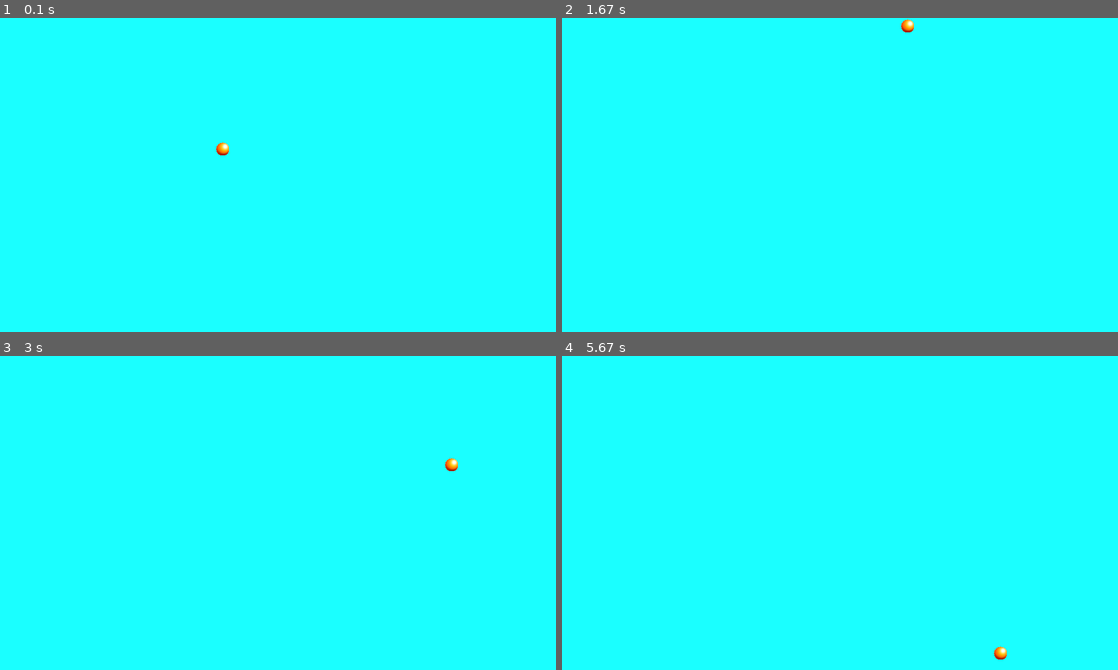
Above: before the commit, frames 1-4 (two rows, left to right).
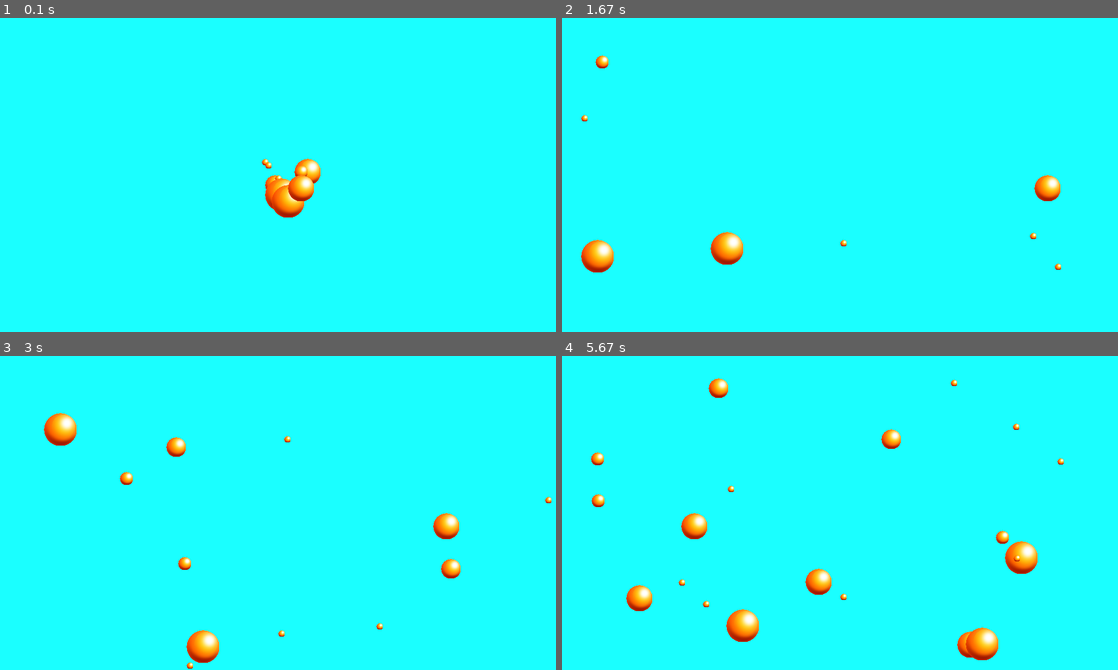
Above: after the commit, the same moments.

Repository: unclej/pygame_projects
Game: pygame game, started from BouncingBall/bounce.py
Two runs of this game, one before a commit and one after it. Both use one fixed random seed, a clock stepped at 60 frames per second and the inputs below.
Inputs (mouse positions are in pixels of both pictures, inside the frame that each line leads up to):
- Up to frame 1 (0.1 s): no input
- Up to frame 2 (1.67 s): tap D at 0.33 s; click (845, 193) at 0.72 s; click (667, 127) at 1.05 s; click (1045, 284) at 1.38 s
- Up to frame 3 (3 s): click (289, 406) at 1.72 s; click (250, 594) at 2.05 s; click (261, 459) at 2.38 s; click (200, 447) at 2.72 s
- Up to frame 4 (5.67 s): click (984, 484) at 3.05 s; click (1012, 506) at 3.38 s; click (956, 456) at 3.72 s; click (678, 453) at 4.05 s; click (862, 500) at 4.38 s; click (678, 494) at 4.72 s; click (756, 604) at 5.05 s; click (673, 629) at 5.38 s

The runs differ from the first frame. In frame 1, 1.3% of the frame differs, in the area x 38-58%, y 39-64%; in frame 2, 1.5%; in frame 3, 2.0%; in frame 4, 3.3%, in the area x 5-91%, y 7-97%.

Commit message:
Added functionality to the bouncing ball program

Diff:
--- a/BouncingBall/ball.py
+++ b/BouncingBall/ball.py
@@ -1,23 +1,22 @@
-import pygame
+import pygame, random
 from pygame.locals import *
 
 class Ball:
-    def __init__(self,screen):
+    def __init__(self,screen, x, y):
         self.img = pygame.image.load("../images/ball.png")
-        self.img = pygame.transform.scale(self.img,(20,20))
+        scale = random.randint(1,5)*10
+        self.img = pygame.transform.scale(self.img,(scale, scale))
         self.rect = self.img.get_rect()
-        self.rect.move_ip(320, 200)
-        self.speed = [2, -2]
+        self.rect.move_ip(x, y)
+        self.speed = [random.randint(-5, 5), random.randint(-5, 5)]
         self.screen = screen
 
-    def move(self,width,height):
+    def move(self, width, height):
         self.rect.move_ip(self.speed)
         if self.rect.left < 0 or self.rect.right > width:
             self.speed[0] *= -1
-            self.rect.move_ip(self.speed)
         elif self.rect.top < 0 or self.rect.bottom > height:
             self.speed[1] *= -1
-            self.rect.move_ip(self.speed)
 
     def draw(self):
         self.screen.blit(self.img,self.rect)
--- a/BouncingBall/bounce.py
+++ b/BouncingBall/bounce.py
@@ -8,17 +8,28 @@
 clock = pygame.time.Clock()
 
 color = (26, 255, 255)
+balls = []
 
 def main():
-    ball = Ball(screen)
+    for i in range(10):
+        balls.append(Ball(screen, width/2,height/2))
     while True:
         clock.tick(60)
         for event in pygame.event.get():
             if event.type == QUIT:
                 sys.exit()
-        ball.move(width,height)
+            if event.type == MOUSEBUTTONDOWN:
+                balls.append(Ball(screen, event.pos[0], event.pos[1]))
+            if event.type == KEYDOWN:
+                if event.key == K_d:
+                    for i in range(len(balls)//2):
+                        balls.pop(0)
+
         screen.fill(color)
-        ball.draw()
+        for ball in balls:
+            ball.move(width,height)
+        for ball in balls:
+            ball.draw()
         pygame.display.flip()
 
 if __name__ == '__main__':
